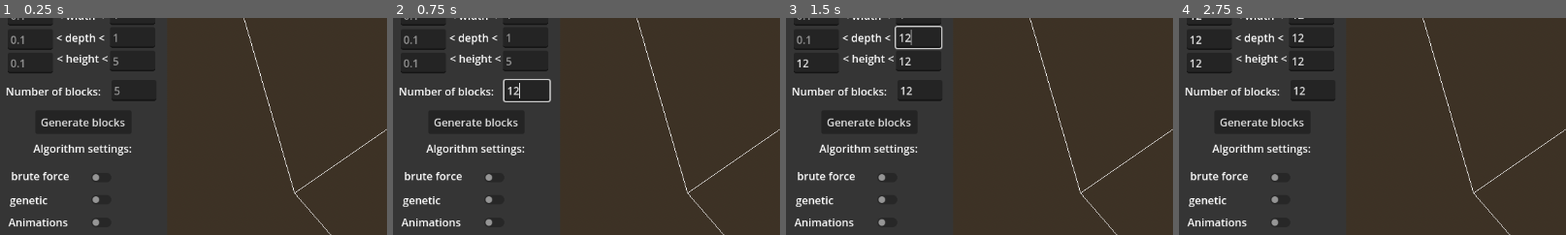
Above: before the commit, frames 1-4 (left to right).
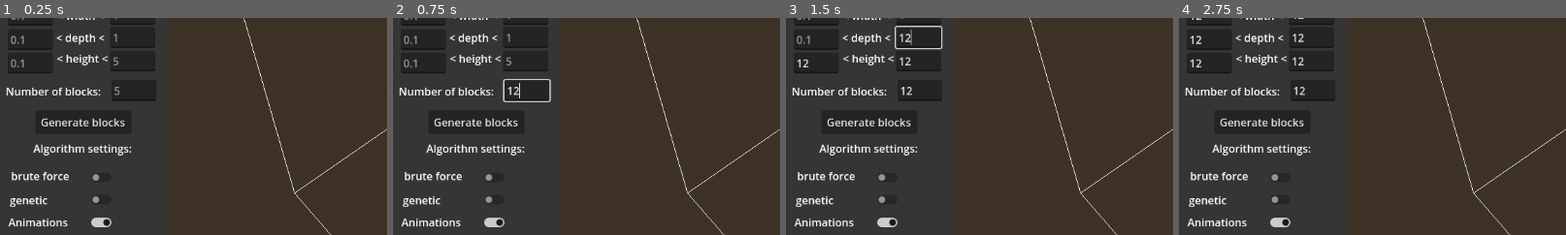
Above: after the commit, the same moments.

Repository: FilipAntonijevic/Optimal_block_packing
Game: Godot game, scene res://Scenes/Main.tscn
The game is run twice, just before and just after one commit, with the same random seed, the same clock (stepped at 60 frames per second) and the same inputs.
Inputs (mouse positions are % of the whole screen's width and height, from its top left):
- Up to frame 1 (0.25 s): no input
- Up to frame 2 (0.75 s): click (17, 51) at 0.52 s; type "12" at 0.6 s
- Up to frame 3 (1.5 s): click (17, 44) at 0.75 s; type "12" at 0.83 s; click (4, 44) at 0.98 s; type "12" at 1.07 s; click (17, 38) at 1.27 s; type "12" at 1.35 s
- Up to frame 4 (2.75 s): click (4, 39) at 1.5 s; type "12" at 1.58 s; click (17, 33) at 1.73 s; type "12" at 1.82 s; click (4, 33) at 2.02 s; type "12" at 2.1 s; click (10, 22) at 2.25 s; type "12" at 2.33 s; click (10, 16) at 2.48 s; type "12" at 2.57 s
The pictures show only the part of the screen within x 0-50%, y 34-84%; the shares and areas given below are measured in that part.

The runs differ from the first frame. In frame 1, 0.2% of the frame differs, in the area x 23-29%, y 91-97%; in frame 2, 0.2%; in frame 3, 0.2%; in frame 4, 0.2%.

Commit message:
Added animations, and fixed a bug with block adding algorithm.

Diff:
--- a/optimal_block_packing/Scenes/Control_panel.tscn
+++ b/optimal_block_packing/Scenes/Control_panel.tscn
@@ -222,6 +222,7 @@
 offset_top = 512.0
 offset_right = 174.0
 offset_bottom = 536.0
+button_pressed = true
 
 [node name="Label12" type="Label" parent="."]
 layout_mode = 0
--- a/optimal_block_packing/Scripts/Container.gd
+++ b/optimal_block_packing/Scripts/Container.gd
@@ -82,14 +82,24 @@
 			camera.position.y += zoom_speed
 
 func add_blocks() -> void:
-	for block in GlobalData.blocks:
-		add_block(block)
+	GlobalData.candidate_points.clear()
+	GlobalData.candidate_points.append(Vector3(0,0,0))
+	for block in blocks_node.get_children():
+		block.queue_free()
+
+	if GlobalData.animations_bool:
+		for block in GlobalData.blocks:
+			await add_block(block)
+	else:
+		for block in GlobalData.blocks:
+			add_block(block)
+
 
 func add_block(block : Block) -> void:
-	var best_point = find_best_point_and_place_block(block)
+	var best_point = await find_best_point_and_place_block(block)
 	var t_block_x : Vector3 = Vector3(best_point.x + block.width , best_point.y , best_point.z)
-	var t_block_z : Vector3 = Vector3(best_point.x , best_point.y  + block.height, best_point.z)
-	var t_block_y : Vector3 = Vector3(best_point.x , best_point.y , best_point.z + block.depth)
+	var t_block_y : Vector3 = Vector3(best_point.x , best_point.y  + block.height, best_point.z)
+	var t_block_z : Vector3 = Vector3(best_point.x , best_point.y , best_point.z + block.depth)
 	update_candidate_points(t_block_x, t_block_y, t_block_z)
 
 func find_best_point_and_place_block(block) -> Vector3:
@@ -106,40 +116,51 @@
 	mesh_instance.mesh = box
 
 	var mat = StandardMaterial3D.new()
-	mat.shading_mode = BaseMaterial3D.SHADING_MODE_UNSHADED
+	mat.shading_mode = BaseMaterial3D.SHADING_MODE_PER_PIXEL
 	mat.albedo_color = Color(0.8, 0.8, 0.8)
 	mesh_instance.material_override = mat
 
-	mesh_instance.position = best_point + Vector3(block.width/2, block.height/2, block.depth/2)
+	if GlobalData.package_height < best_point.y + block.height:
+		GlobalData.package_height = best_point.y + block.height
 
-	blocks_node.add_child(mesh_instance)
+	if GlobalData.animations_bool:
+		var start_pos = best_point + Vector3(block.width/2, block.height/2, block.depth/2) + Vector3(0, 20, 0)
+		var end_pos   = best_point + Vector3(block.width/2, block.height/2, block.depth/2)
+		mesh_instance.position = start_pos
+		blocks_node.add_child(mesh_instance)
+		var tween := create_tween()
+		tween.tween_property(mesh_instance, "position", end_pos, 1).set_trans(Tween.TRANS_SINE).set_ease(Tween.EASE_OUT)
+		await tween.finished
+	else:
+		mesh_instance.position = best_point + Vector3(block.width/2, block.height/2, block.depth/2)
+		blocks_node.add_child(mesh_instance)
 
 	return best_point
 
 func update_candidate_points(t_block_x, t_block_y, t_block_z) -> void:
 	var t_best_x
-	var t_best_x_max = 0
+	var t_best_x_max = -1
 	var t_best_z
-	var t_best_z_max = 0
+	var t_best_z_max = -1
 	var t_best_y
 	var t_best_y_max = -1
 
-	var illegal_points : Array
+	var illegal_points : Array = []
 	if t_block_x.x + GlobalData.min_block_width > GlobalData.container_width:
 		illegal_points.append(t_block_x)
 	if t_block_z.z + GlobalData.min_block_depth > GlobalData.container_depth:
 		illegal_points.append(t_block_z)
 
 	for t in GlobalData.candidate_points:
-		if t_best_x not in illegal_points:
+		if t_block_x not in illegal_points:
 			if t.x <= t_block_x.x and t.z <= t_block_x.z and t.y <= t_block_x.y:
-				var max = t.x * t.y
+				var max = t.x * t.z
 				if max > t_best_x_max:
 					t_best_x_max = max
 					t_best_x = t
-		if t_best_z not in illegal_points:
+		if t_block_z not in illegal_points:
 			if t.x <= t_block_z.x and t.z <= t_block_z.z and t.y <= t_block_z.y:
-				var max = t.x * t.y
+				var max = t.x * t.z
 				if max > t_best_z_max:
 					t_best_z_max = max
 					t_best_z = t
@@ -148,14 +169,26 @@
 			if max > t_best_y_max:
 				t_best_y_max = max
 				t_best_y = t
-		if t.x < t_block_x.x and t.x > t_block_z.x and t.z < t_block_z.z and t.z > t_block_x.z and t.y < t_block_x.y:
+		if t.x <= t_block_x.x and t.x >= t_block_z.x and t.z <= t_block_z.z and t.z >= t_block_x.z and t.y <= t_block_x.y:
 			illegal_points.append(t)
 
+	print("All points:")
+	print(GlobalData.candidate_points)
+	print("Ilegal points: ")
+	print(illegal_points)
 	for t in illegal_points:
 		GlobalData.candidate_points.erase(t)
+
+	print("All points after deletion:")
+	print(GlobalData.candidate_points)
 
 	if t_best_x != null:
 		GlobalData.add_candidate_point(t_block_x.x, t_best_x.y, t_block_x.z)
 	if t_best_z != null:
 		GlobalData.add_candidate_point(t_block_z.x, t_best_z.y, t_block_z.z)
+	print("JAKO BITNO: ")
+	print(t_block_y)
 	GlobalData.add_candidate_point(t_best_y.x, t_block_y.y, t_best_y.z)
+
+	print("All points after adding new points:")
+	print(GlobalData.candidate_points)
--- a/optimal_block_packing/Scripts/Control_panel.gd
+++ b/optimal_block_packing/Scripts/Control_panel.gd
@@ -9,9 +9,9 @@
 @export var block_min_depth : float = 0.1
 @export var block_max_depth : float = 1
 @export var block_min_height : float = 0.1
-@export var block_max_height : float = 5
+@export var block_max_height : float = 1
 
-@export var number_of_blocks : int = 1
+@export var number_of_blocks : int = 10
 
 signal draw_container_signal()
 signal add_blocks_signal()
@@ -128,3 +128,7 @@
 		print("Block id: " + str(block.id) + "\n")
 func _on_calculate_best_block_order_button_pressed() -> void:
 	emit_signal("add_blocks_signal")
+
+
+func _on_animation_check_button_toggled(toggled_on: bool) -> void:
+	GlobalData.animations_bool = toggled_on
--- a/optimal_block_packing/Scripts/global_data.gd
+++ b/optimal_block_packing/Scripts/global_data.gd
@@ -7,6 +7,10 @@
 
 @export var blocks : Array = []
 @export var candidate_points: Array = []
+
+@export var animations_bool = true
+@export var package_height = 0
+
 func _ready() -> void:
 	add_candidate_point(0,0,0)
 
